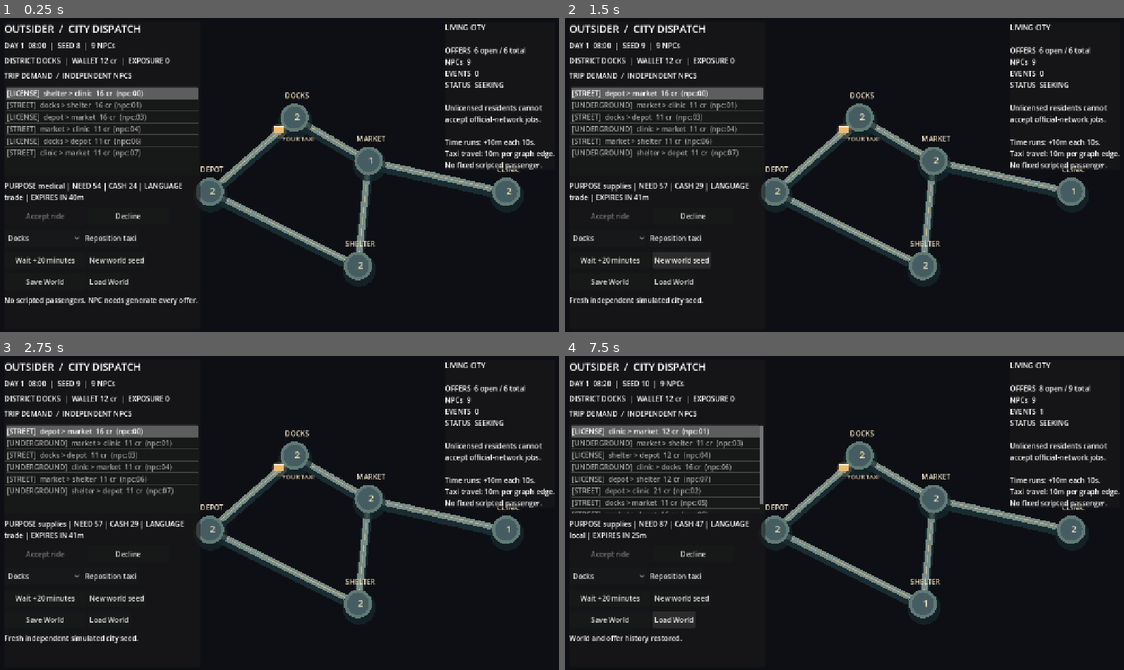
Above: before the commit, frames 1-4 (two rows, left to right).
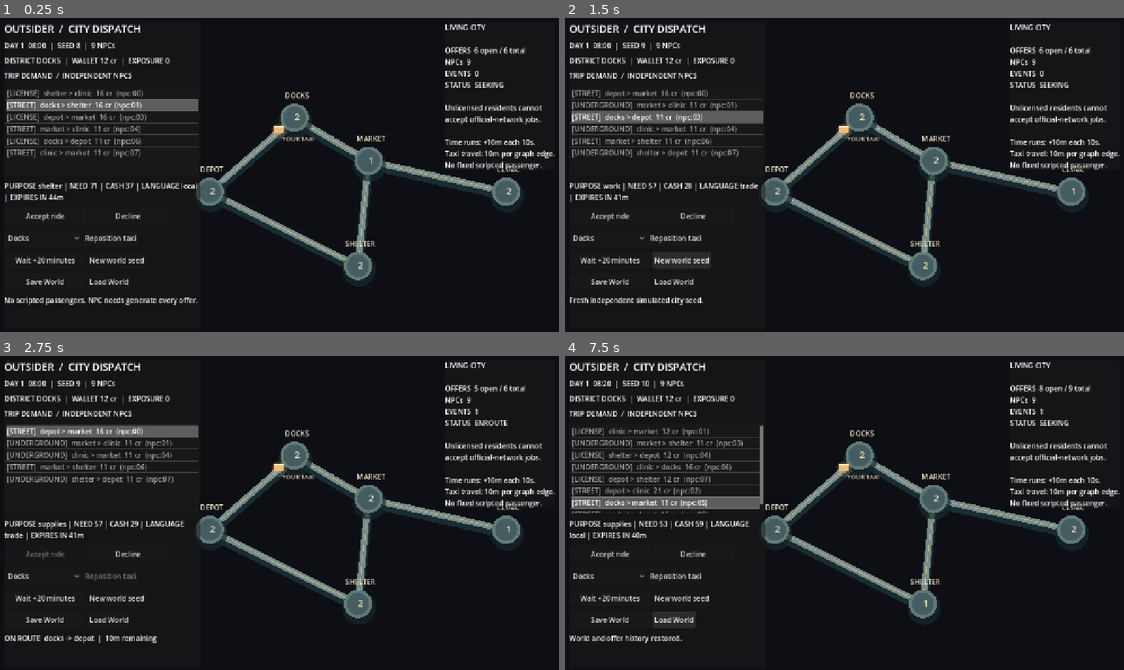
Above: after the commit, the same moments.

Repository: MohamedXIV/outsider-driver-2d
Game: Godot game, scene res://scenes/sandbox.tscn
The game is run twice, just before and just after one commit, with the same random seed, the same clock (stepped at 60 frames per second) and the same inputs.
Inputs (mouse positions are in pixels of both pictures, inside the frame that each line leads up to):
- Up to frame 1 (0.25 s): no input
- Up to frame 2 (1.5 s): click (609, 215) at 0.5 s, where only the run after the commit has a clickable "Accept ride"; click "New world seed" at 1.25 s
- Up to frame 3 (2.75 s): click (44, 553) at 2 s, where only the run after the commit has a clickable "Accept ride"
- Up to frame 4 (7.5 s): click "New world seed" at 2.75 s; click "Decline" at 3.5 s; click "Docks" at 4.25 s; click "Reposition taxi" at 5 s; click "Wait +20 minutes" at 5.75 s; click "Save World" at 6.5 s; click "Load World" at 7.25 s

The runs differ from the first frame. In frame 1, 3.2% of the frame differs, in the area x 0-36%, y 22-65%; in frame 2, 3.1%; in frame 3, 2.0%; in frame 4, 2.7%.

Commit message:
Focus available local generated requests instead of an unreachable default offer

Diff:
--- a/scripts/sandbox/sandbox_main.gd
+++ b/scripts/sandbox/sandbox_main.gd
@@ -127,7 +127,12 @@
 		_offers.set_item_metadata(_offers.item_count - 1, str(offer["id"]))
 	if available.size() > 0:
 		if _selected_id.is_empty() or _world.offer_by_id(_selected_id).get("status") != "open":
+			# On arrival, focus a *real accessible local request* if one exists.
 			_selected_id = str(available[0]["id"])
+			for offer in available:
+				if offer["origin"] == _world.player_district and offer["channel"] != "official":
+					_selected_id = str(offer["id"])
+					break
 		for i in range(_offers.item_count):
 			if _offers.get_item_metadata(i) == _selected_id:
 				_offers.select(i)
